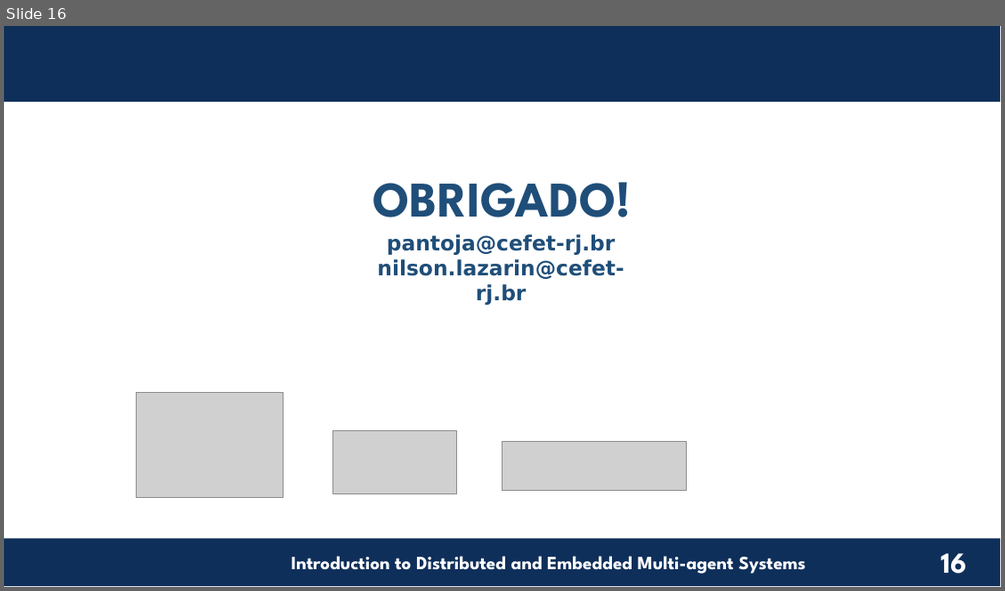
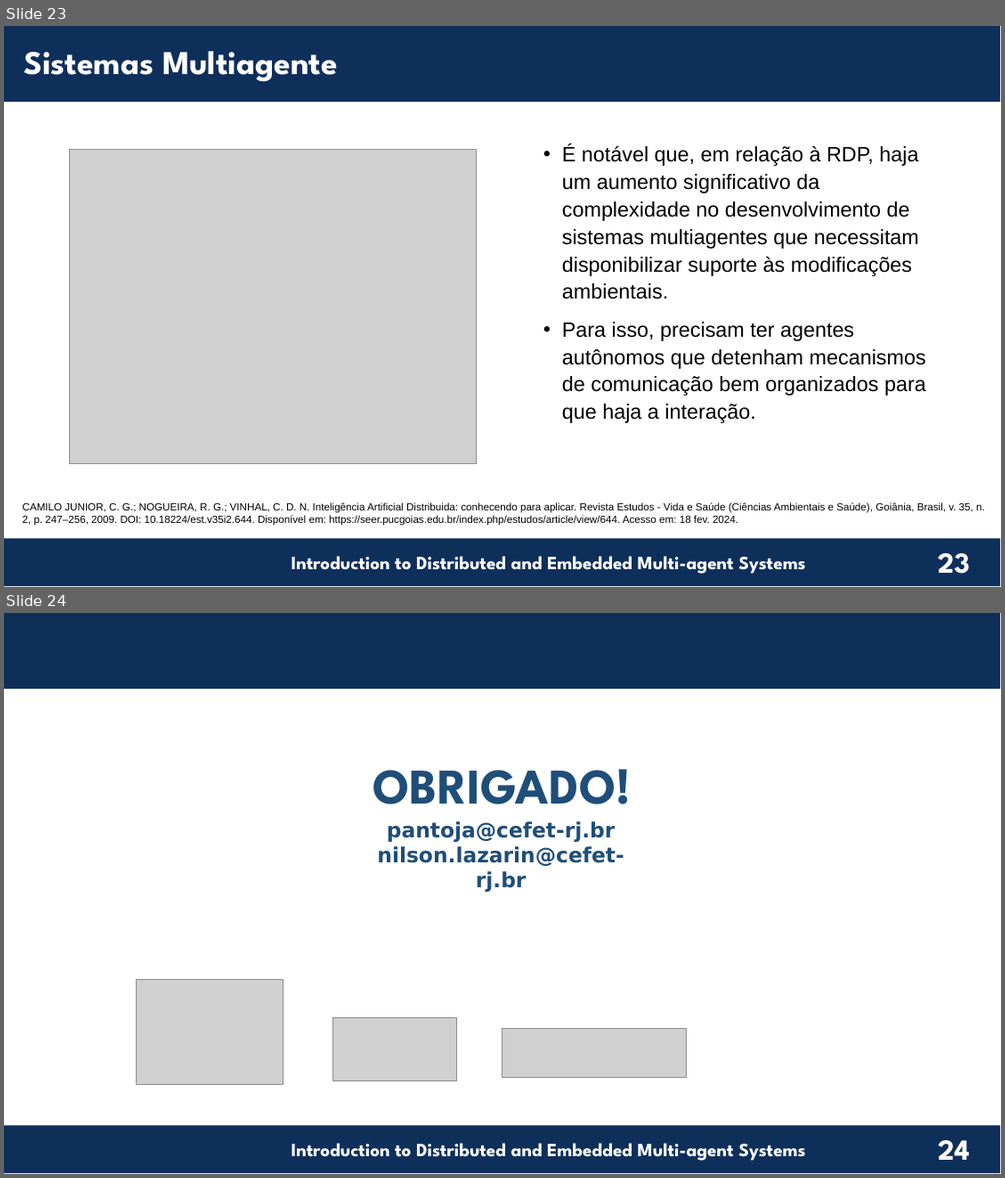
Before and after one commit to chon-group/distributedAndEmbeddedAI, a slide deck: course/01-Introduction/Introduction_20240217.odp. Shown one above the other, each under a label of ours: slide 16 before the commit, slides 23 and 24 after it. The pictures are 1005x591 and 1005x1178 pixels, drawn with LibreOffice and Linux fonts; fonts in the diff are those of the drawing; grey boxes stand for pictures; background and template pictures are left out. Boxes give left, top, right and bottom in pixels: in the first picture for what was removed or moved away, otherwise in the second. Text is boxed around its words. In the diff, an @@ line names an element or a change of style, - is before the commit and + after.

```diff
--- a/course/01-Introduction/Introduction_20240217.odp
+++ b/course/01-Introduction/Introduction_20240217.odp
@@ slide 23 added at (x1=4, y1=26, x2=1001, y2=587), background #FFFFFF; not listed: 4 template elements that a slide beside it also shows @@
@@ text added at (x1=24, y1=51, x2=338, y2=82), 32 pt, text #FFFFFF, bold @@
+Sistemas Multiagente
@@ picture added at (x1=70, y1=150, x2=477, y2=464) @@
@@ text added at (x1=562, y1=145, x2=926, y2=423), 20 pt, text #000000 @@
+• É notável que, em relação à RDP, haja um aumento significativo da complexidade no desenvolvimento de sistemas multiagentes que necessitam disponibilizar suporte às modificações ambientais.
+• Para isso, precisam ter agentes autônomos que detenham mecanismos de comunicação bem organizados para que haja a interação.
@@ text added at (x1=23, y1=502, x2=985, y2=525), 10 pt, text #000000 @@
+CAMILO JUNIOR, C. G.; NOGUEIRA, R. G.; VINHAL, C. D. N. Inteligência Artificial Distribuida: conhecendo para aplicar. Revista Estudos - Vida e Saúde (Ciências Ambientais e Saúde), Goiânia, Brasil, v. 35, n. 2, p. 247–256, 2009. DOI: 10.18224/est.v35i2.644. Disponível em: https://seer.pucgoias.edu.br/index.php/estudos/article/view/644. Acesso em: 18 fev. 2024.
@@ what was slide 16 is now slide 24 @@
@@ page number at (x1=938, y1=1140, x2=970, y2=1159): text changed @@
-16
+24
```
Also in this commit, not shown: 7 other slides added, 2 other files.
